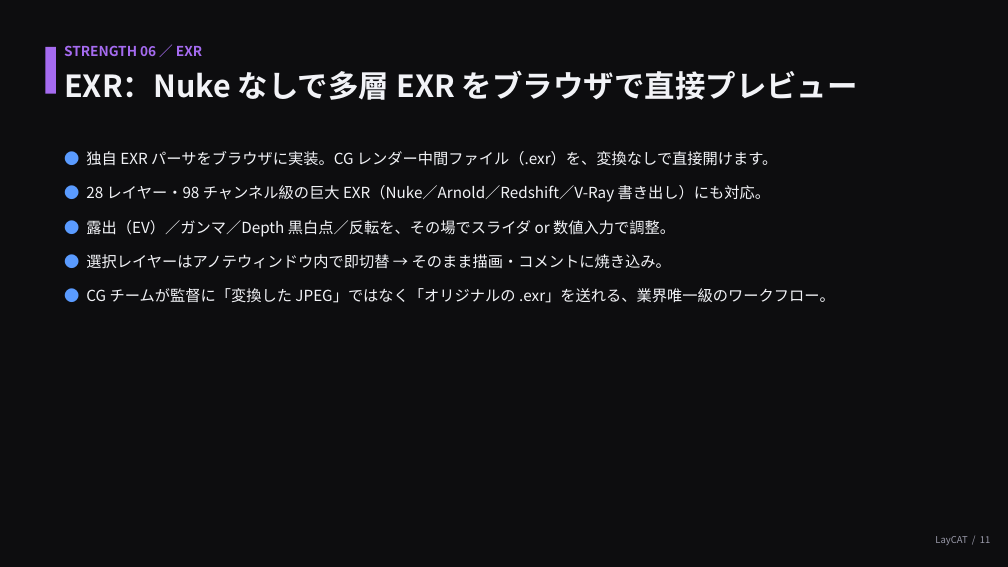
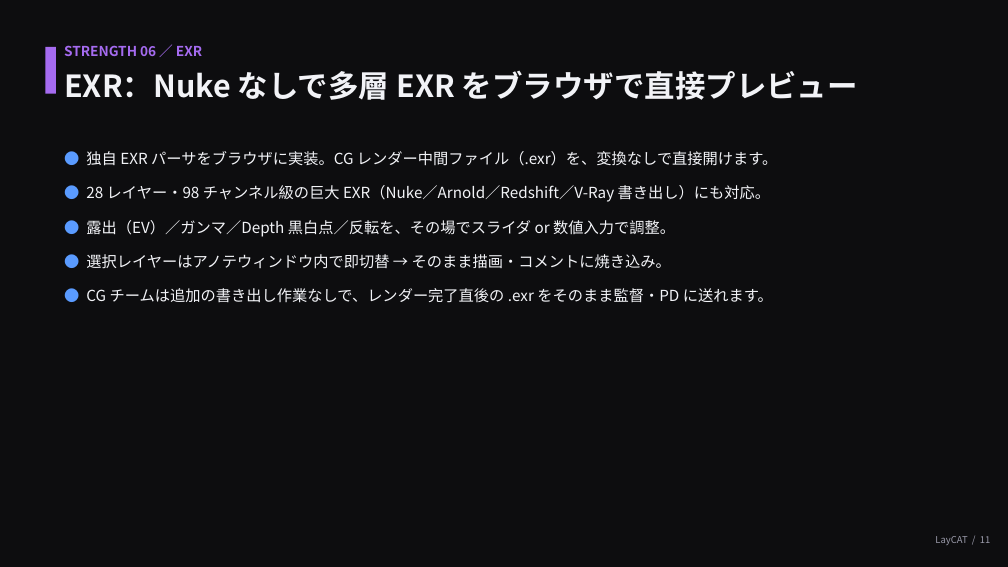
Before and after one commit to ogshaw03/lay_cat, a slide deck: slide 11 of LayCAT_紹介プレゼン.pptx. Drawn at 1008x567 pixels with LibreOffice and Linux fonts; fonts in the diff are those of the drawing. Boxes give left, top, right and bottom in pixels: in the first picture for what was removed or moved away, otherwise in the second. Text is boxed around its words. In the diff, an @@ line names an element or a change of style, - is before the commit and + after.

```diff
--- a/LayCAT_紹介プレゼン.pptx
+++ b/LayCAT_紹介プレゼン.pptx
@@ text at (x1=86, y1=288, x2=773, y2=303): text changed @@
-● CG チームが監督に「変換した JPEG」ではなく「オリジナルの .exr」を送れる、業界唯一級のワークフロー。
+● CG チームは追加の書き出し作業なしで、レンダー完了直後の .exr をそのまま監督・PD に送れます。
```
Also in this commit, not shown: 1 other slide changed.
